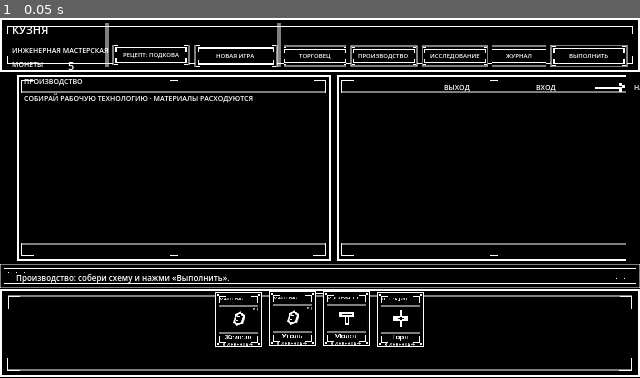
Above: before the commit, frame 1.
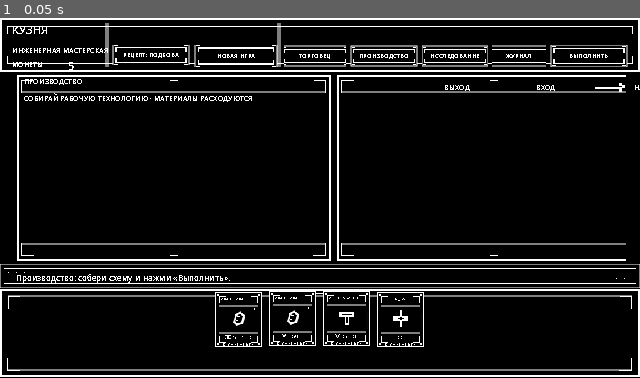
Above: after the commit, the same moment.

Repository: Blyaprint/new-1-bit-kuznya
Game: Godot game, scene res://scenes/board_prototype.tscn
Same seed, same stepped clock (60 frames per second), same inputs: the game is played once before the commit and once after it.
Inputs:
- Up to frame 1 (0.05 s): no input

The runs differ from the first frame. In frame 1, 1.7% of the frame differs, in the area x 1-100%, y 2-92%.

Commit message:
Disable font smoothing and subpixel positioning for sharper pixel UI

Diff:
--- a/project.godot
+++ b/project.godot
@@ -27,6 +27,10 @@
 
 3d/physics_engine="Jolt Physics"
 
+[gui]
+theme/default_font_antialiasing=0
+theme/default_font_subpixel_positioning=0
+
 [rendering]
 environment/defaults/default_clear_color=Color(0, 0, 0, 1)
 textures/default_filters/use_nearest_mipmap_filter=false
